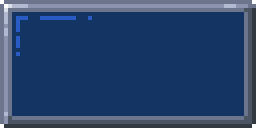
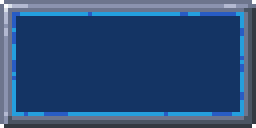
Two versions of the same layered image (256 x 128). Layer-by-layer changes:
added layer "focus disabled" above "disabled" over [12, 12, 244, 116]
hid "disabled" over [12, 12, 244, 116]
showed "down" over [12, 12, 244, 116]
